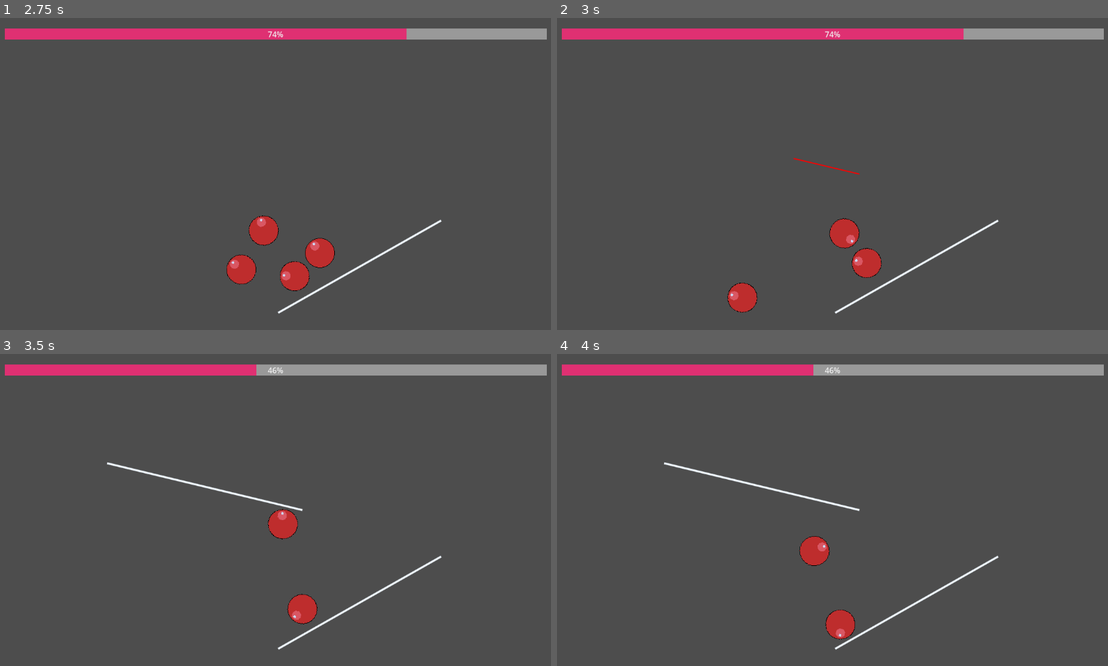
Above: before the commit, frames 1-4 (two rows, left to right).
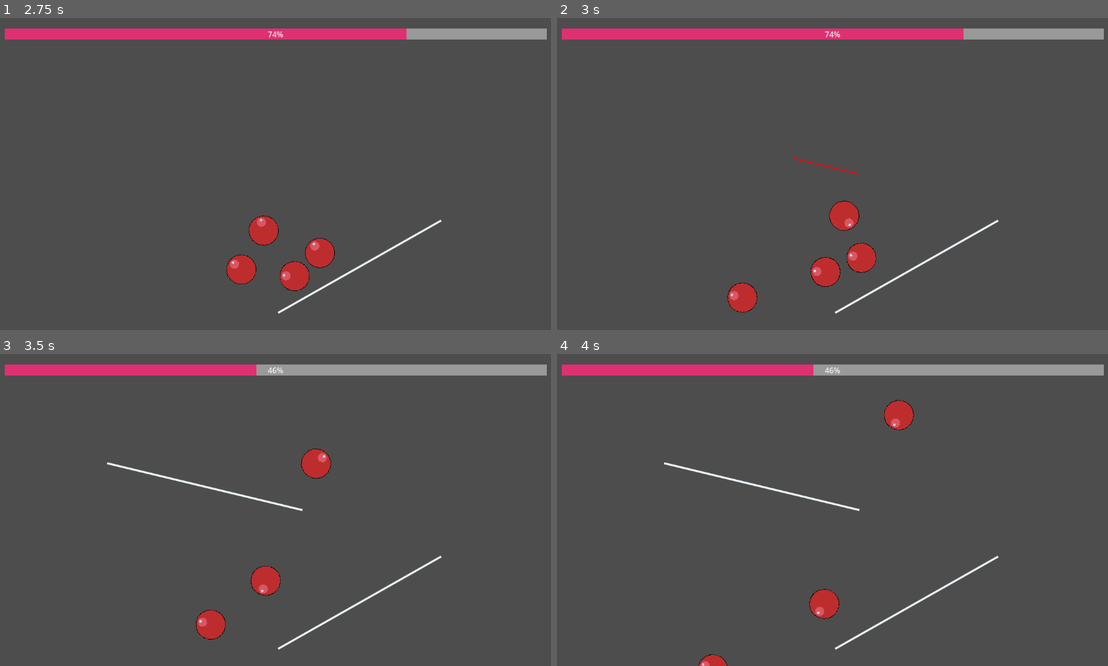
Above: after the commit, the same moments.

Repository: ozlow-hash/physics-rope
Game: Godot game, scene res://Level.tscn
The game is run twice, just before and just after one commit, with the same random seed, the same clock (stepped at 60 frames per second) and the same inputs.
Inputs (mouse positions are in pixels of both pictures, inside the frame that each line leads up to):
- Up to frame 1 (2.75 s): tap Enter at 0.5 s; move the mouse to (247, 236) at 0.52 s; press the mouse at (247, 236) at 0.53 s; release the mouse at (247, 236) at 1.25 s; drag from (440, 220) to (275, 311) at 1.27 s; move the mouse to (110, 127) at 2.02 s; press the mouse at (110, 127) at 2.03 s
- Up to frame 2 (3 s): release the mouse at (667, 127) at 2.75 s; drag from (860, 174) to (667, 127) at 2.77 s
- Up to frame 3 (3.5 s): no input
- Up to frame 4 (4 s): move the mouse to (749, 432) at 3.52 s; press the mouse at (749, 432) at 3.53 s

Frame 1 is identical in both runs. In frame 2, 1.4% of the frame differs, in the area x 46-59%, y 58-87%; in frame 3, 2.1%, in the area x 35-61%, y 30-92%; in frame 4, 1.8%.

Commit message:
modified ball gravity

Diff:
--- a/Level.tscn
+++ b/Level.tscn
@@ -14,6 +14,7 @@
 
 [node name="ball" parent="." unique_id=2127765814 instance=ExtResource("2_t7iv1")]
 position = Vector2(-32, -713)
+mass = 0.001
 
 [node name="ball2" parent="." unique_id=1910254225 instance=ExtResource("2_t7iv1")]
 position = Vector2(-5, -593)
